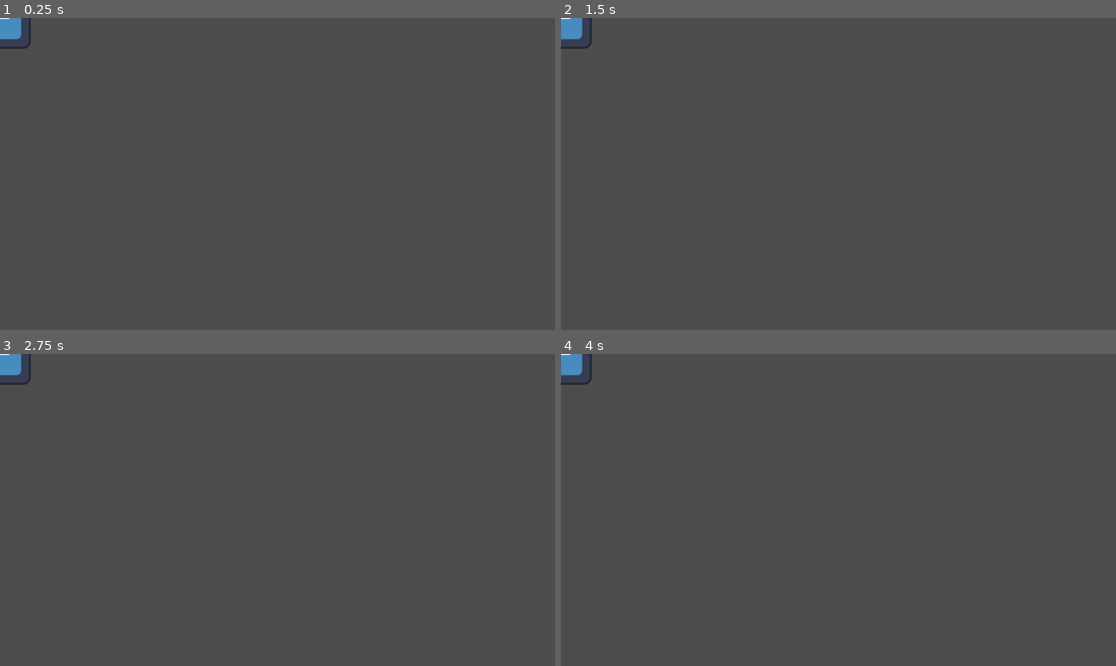
Above: before the commit, frames 1-4 (two rows, left to right).
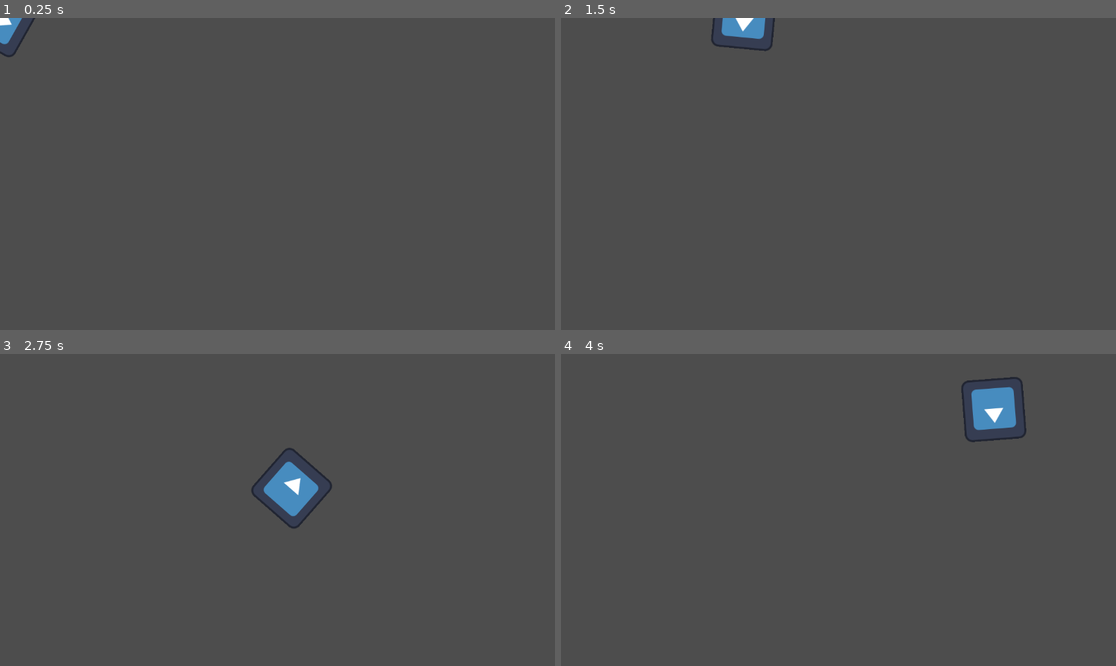
Above: after the commit, the same moments.

Repository: laniro/Birminghack26
Game: Godot game, scene res://Scenes/game.tscn
The game is run twice, just before and just after one commit, with the same random seed, the same clock (stepped at 60 frames per second) and the same inputs. The engine's default icon, where the game draws it, is replaced by a stand-in: a white triangle on a blue panel in a dark square.
Inputs (mouse positions are in pixels of both pictures, inside the frame that each line leads up to):
- Up to frame 1 (0.25 s): no input
- Up to frame 2 (1.5 s): tap Enter at 0.5 s; move the mouse to (960, 158) at 0.52 s; hold D (moveRight) 0.53-1.28 s; move the mouse to (727, 189) at 1.27 s; hold S (moveDown) from 1.28 s (still down)
- Up to frame 3 (2.75 s): move the mouse to (333, 441) at 2.02 s; release S (moveDown) at 2.03 s; hold D (moveRight) from 2.03 s (still down)
- Up to frame 4 (4 s): move the mouse to (810, 572) at 2.77 s; release D (moveRight) at 2.78 s; hold W (moveUp) 2.78-3.53 s; move the mouse to (1005, 556) at 3.52 s; hold A (moveLeft) from 3.53 s (still down)

The runs differ from the first frame. In frame 1, 0.2% of the frame differs, in the area x 0-7%, y 0-13%; in frame 2, 1.0%; in frame 3, 1.6%, in the area x 0-60%, y 0-56%; in frame 4, 1.6%.
Error before the commit: Parse Error: Identifier "velocity" not declared in the current scope. (res://Scripts/player.gd:94)

Commit message:
Commiting

Diff:
--- a/birminghack/Scripts/player.gd
+++ b/birminghack/Scripts/player.gd
@@ -6,6 +6,7 @@
 @export var health = 1
 @export var defense = 0.1
 @export var trueDefense = 0
+var velocity = Vector2(0, 0)
 #var screensize
 
 signal hit
@@ -22,7 +23,6 @@
 func _process(delta: float) -> void:
 
 	# Gets speed
-	var velocity = Vector2(0, 0)
 	if Input.is_action_pressed("moveUp"):
 		velocity.y = -1
 		velocity.y = -1
Not shown: 1 places in birminghack/Scenes/game.tscn that only renumber resources
